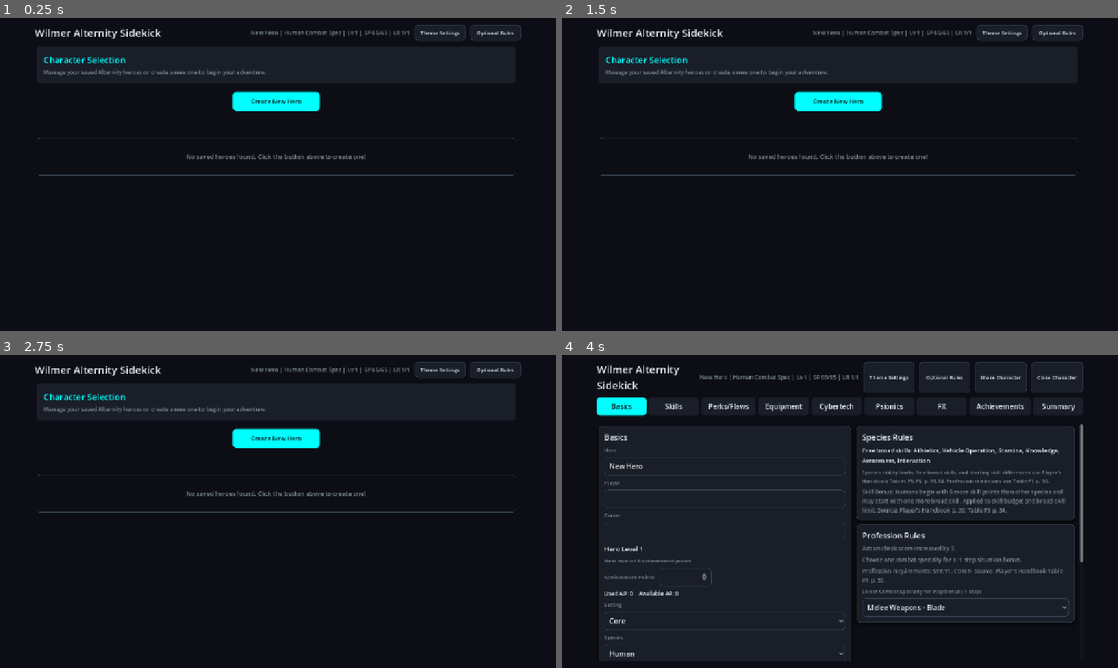
Above: before the commit, frames 1-4 (two rows, left to right).
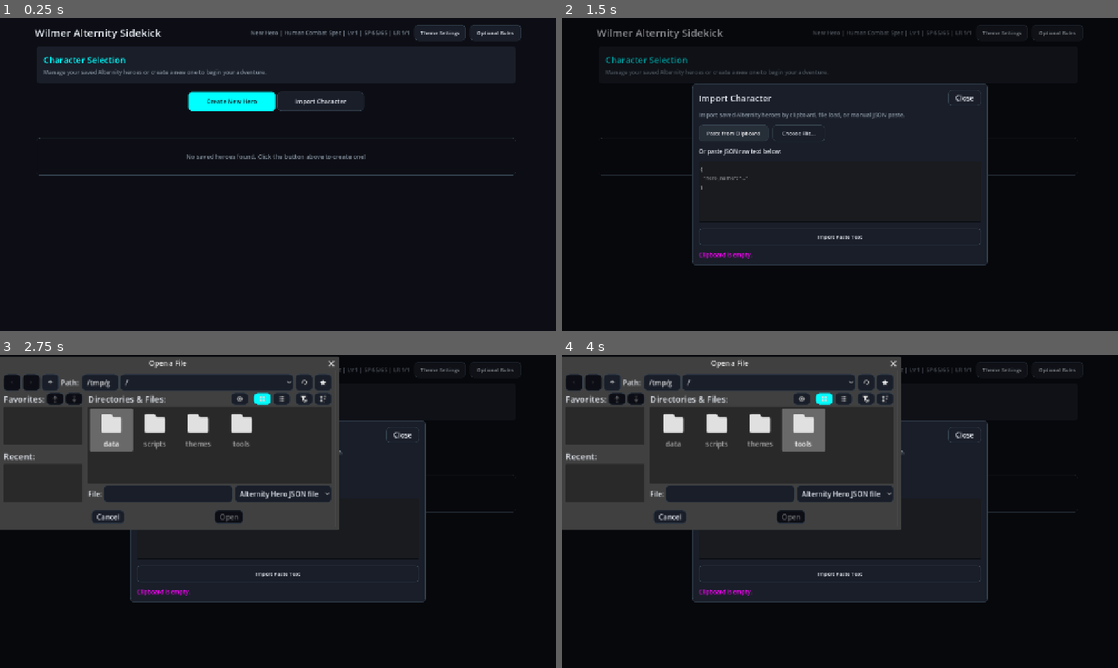
Above: after the commit, the same moments.

Repository: rigoparis/wilmer-alternity-sidekick
Game: Godot game, scene res://main.tscn
Same seed, same stepped clock (60 frames per second), same inputs: the game is played once before the commit and once after it.
Inputs (mouse positions are in pixels of both pictures, inside the frame that each line leads up to):
- Up to frame 1 (0.25 s): no input
- Up to frame 2 (1.5 s): click (884, 102) at 0.5 s, where only the run after the commit has a clickable "Import Character"; click (734, 133) at 1.25 s, where only the run after the commit has a clickable "Paste from Clipboard"
- Up to frame 3 (2.75 s): click (239, 470) at 2 s, where only the run after the commit has a clickable "Choose File..."
- Up to frame 4 (4 s): click (840, 574) at 2.75 s, where only the run after the commit has a clickable "Import Paste Text"; click "Create New Hero" at 3.5 s

The runs differ from the first frame. In frame 1, 1.2% of the frame differs, in the area x 33-66%, y 23-30%; in frame 2, 5.8%; in frame 3, 28%; in frame 4, 48%, in the area x 0-94%, y 0-98%.

Commit message:
Fix character import dialog formatting for mobile displays
- Restored missing `Import Character` button and overlay logic from previous PR merge
- Enabled `use_native_dialog = true` on Godot `FileDialog` to ensure the OS file picker is used on Android/iOS, naturally fitting the screen bounds and system themes.
- Replaced `popup_centered` with `popup()` for native dialog compatibility.
- Integrated UI properties with new `UIBuilder.flat_style` layout refactor.

Co-authored-by: rigoparis <22485113+rigoparis@users.noreply.github.com>

Diff:
--- a/scripts/main.gd
+++ b/scripts/main.gd
@@ -91,6 +91,15 @@
 var search_refocus_target := ""
 var search_refocus_caret := -1
 
+var import_character_overlay: Control
+var import_character_panel: PanelContainer
+var import_character_title: Label
+var import_character_body: VBoxContainer
+var import_character_scroll: ScrollContainer
+var import_character_text_edit: TextEdit
+var import_character_status_label: Label
+var import_character_file_dialog: FileDialog
+
 var color_background: Color
 var color_surface: Color
 var color_surface_soft: Color
@@ -305,6 +314,7 @@
 	mutation_filter_edit = mutation_catalog_overlay.search_edit
 
 	_build_theme_overlay()
+	_build_import_character_overlay()
 
 
 func _resize_modal_panel(panel: Control, available_width: float, max_width: float, height_updater: Callable) -> void:
@@ -343,6 +353,7 @@
 	_resize_modal_panel(perk_flaw_catalog_panel, available_width, 820.0, _update_perk_flaw_catalog_modal_height)
 	_resize_modal_panel(mutation_catalog_panel, available_width, 820.0, _update_mutation_catalog_modal_height)
 	_resize_modal_panel(theme_panel, available_width, 360.0, _update_theme_modal_height)
+	_resize_modal_panel(import_character_panel, available_width, 680.0, _update_import_character_modal_height)
 	_update_all_scrolls_mouse_filters(compact)
 
 
@@ -389,6 +400,254 @@
 			if node.get_parent() != null:
 				node.get_parent().remove_child(node)
 			header.add_child(node)
+
+
+func _show_import_character() -> void:
+	_refresh_import_character_panel()
+	import_character_overlay.visible = true
+	_update_import_character_modal_height.call_deferred()
+
+
+func _refresh_import_character_panel() -> void:
+	if import_character_status_label != null:
+		import_character_status_label.text = ""
+	if import_character_text_edit != null:
+		import_character_text_edit.text = ""
+
+
+func _update_import_character_modal_height() -> void:
+	if import_character_scroll == null:
+		return
+
+	var viewport_size := get_viewport_rect().size
+	var max_scroll_height := maxf(280.0, viewport_size.y - 180.0)
+	var content_height := import_character_body.get_combined_minimum_size().y
+	var needs_scroll := content_height > max_scroll_height
+	import_character_scroll.custom_minimum_size.y = max_scroll_height if needs_scroll else content_height
+	import_character_scroll.vertical_scroll_mode = ScrollContainer.SCROLL_MODE_AUTO if needs_scroll else ScrollContainer.SCROLL_MODE_DISABLED
+
+
+func _build_import_character_overlay() -> void:
+	import_character_overlay = Control.new()
+	import_character_overlay.visible = false
+	import_character_overlay.mouse_filter = Control.MOUSE_FILTER_STOP
+	import_character_overlay.set_anchors_and_offsets_preset(Control.PRESET_FULL_RECT)
+	add_child(import_character_overlay)
+
+	var shade := ColorRect.new()
+	shade.color = Color(0.0, 0.0, 0.0, 0.42)
+	shade.set_anchors_and_offsets_preset(Control.PRESET_FULL_RECT)
+	import_character_overlay.add_child(shade)
+
+	var overlay_margin := MarginContainer.new()
+	overlay_margin.set_anchors_and_offsets_preset(Control.PRESET_FULL_RECT)
+	overlay_margin.add_theme_constant_override("margin_left", 12)
+	overlay_margin.add_theme_constant_override("margin_right", 12)
+	overlay_margin.add_theme_constant_override("margin_top", 12)
+	overlay_margin.add_theme_constant_override("margin_bottom", 12)
+	import_character_overlay.add_child(overlay_margin)
+
+	var center := CenterContainer.new()
+	center.size_flags_horizontal = Control.SIZE_EXPAND_FILL
+	center.size_flags_vertical = Control.SIZE_EXPAND_FILL
+	overlay_margin.add_child(center)
+
+	import_character_panel = PanelContainer.new()
+	import_character_panel.size_flags_horizontal = Control.SIZE_SHRINK_CENTER
+	import_character_panel.size_flags_vertical = Control.SIZE_SHRINK_CENTER
+	import_character_panel.add_theme_stylebox_override("panel", UIBuilder.flat_style(color_surface, color_border, 8))
+	center.add_child(import_character_panel)
+
+	var panel_margin := MarginContainer.new()
+	panel_margin.add_theme_constant_override("margin_left", 14)
+	panel_margin.add_theme_constant_override("margin_right", 14)
+	panel_margin.add_theme_constant_override("margin_top", 14)
+	panel_margin.add_theme_constant_override("margin_bottom", 14)
+	import_character_panel.add_child(panel_margin)
+
+	var panel_content := VBoxContainer.new()
+	panel_content.add_theme_constant_override("separation", 12)
+	panel_margin.add_child(panel_content)
+
+	var header_box := HBoxContainer.new()
+	header_box.add_theme_constant_override("separation", 8)
+	panel_content.add_child(header_box)
+
+	import_character_title = Label.new()
+	import_character_title.text = "Import Character"
+	import_character_title.size_flags_horizontal = Control.SIZE_EXPAND_FILL
+	import_character_title.autowrap_mode = TextServer.AUTOWRAP_WORD_SMART
+	import_character_title.add_theme_color_override("font_color", color_text)
+	import_character_title.add_theme_font_size_override("font_size", 20)
+	header_box.add_child(import_character_title)
+
+	var close_button := Button.new()
+	close_button.text = "Close"
+	close_button.custom_minimum_size = Vector2(76, 36)
+	close_button.pressed.connect(func(): import_character_overlay.visible = false)
+	header_box.add_child(close_button)
+
+	import_character_scroll = ScrollContainer.new()
+	import_character_scroll.horizontal_scroll_mode = ScrollContainer.SCROLL_MODE_DISABLED
+	import_character_scroll.vertical_scroll_mode = ScrollContainer.SCROLL_MODE_DISABLED
+	import_character_scroll.size_flags_horizontal = Control.SIZE_EXPAND_FILL
+	panel_content.add_child(import_character_scroll)
+
+	import_character_body = VBoxContainer.new()
+	import_character_body.size_flags_horizontal = Control.SIZE_EXPAND_FILL
+	import_character_body.add_theme_constant_override("separation", 14)
+	import_character_scroll.add_child(import_character_body)
+
+	var desc := Label.new()
+	desc.text = "Import saved Alternity heroes by clipboard, file load, or manual JSON paste."
+	desc.add_theme_color_override("font_color", color_muted)
+	desc.add_theme_font_size_override("font_size", 13)
+	desc.autowrap_mode = TextServer.AUTOWRAP_WORD_SMART
+	desc.custom_minimum_size = Vector2(1, 0)
+	import_character_body.add_child(desc)
+
+	var btn_box := HBoxContainer.new()
+	btn_box.add_theme_constant_override("separation", 10)
+	btn_box.size_flags_horizontal = Control.SIZE_EXPAND_FILL
+	import_character_body.add_child(btn_box)
+
+	var clipboard_btn := Button.new()
+	clipboard_btn.text = "Paste from Clipboard"
+	clipboard_btn.custom_minimum_size = Vector2(160, 38)
+	clipboard_btn.add_theme_font_size_override("font_size", 12)
+	clipboard_btn.pressed.connect(_import_from_clipboard)
+	btn_box.add_child(clipboard_btn)
+
+	var file_btn := Button.new()
+	file_btn.text = "Choose File..."
+	file_btn.custom_minimum_size = Vector2(120, 38)
+	file_btn.add_theme_font_size_override("font_size", 12)
+	file_btn.pressed.connect(func(): if import_character_file_dialog: import_character_file_dialog.popup())
+	btn_box.add_child(file_btn)
+
+	var manual_label := Label.new()
+	manual_label.text = "Or paste JSON raw text below:"
+	manual_label.add_theme_color_override("font_color", color_text)
+	manual_label.add_theme_font_size_override("font_size", 13)
+	import_character_body.add_child(manual_label)
+
+	import_character_text_edit = TextEdit.new()
+	import_character_text_edit.custom_minimum_size = Vector2(0, 140)
+	import_character_text_edit.size_flags_horizontal = Control.SIZE_EXPAND_FILL
+	import_character_text_edit.add_theme_font_size_override("font_size", 12)
+	import_character_text_edit.placeholder_text = "{\n  \"hero_name\": \"...\"\n}"
+	import_character_body.add_child(import_character_text_edit)
+
+	var import_text_btn := Button.new()
+	import_text_btn.text = "Import Paste Text"
+	import_text_btn.custom_minimum_size = Vector2(160, 38)
+	import_text_btn.add_theme_font_size_override("font_size", 12)
+	import_text_btn.pressed.connect(_import_from_text)
+	import_character_body.add_child(import_text_btn)
+
+	import_character_status_label = Label.new()
+	import_character_status_label.autowrap_mode = TextServer.AUTOWRAP_WORD_SMART
+	import_character_status_label.custom_minimum_size = Vector2(1, 0)
+	import_character_status_label.add_theme_font_size_override("font_size", 13)
+	import_character_body.add_child(import_character_status_label)
+
+	_build_import_character_file_dialog()
+
+
+func _build_import_character_file_dialog() -> void:
+	import_character_file_dialog = FileDialog.new()
+	import_character_file_dialog.file_mode = FileDialog.FILE_MODE_OPEN_FILE
+	import_character_file_dialog.access = FileDialog.ACCESS_FILESYSTEM
+	import_character_file_dialog.add_filter("*.json", "Alternity Hero JSON file")
+	import_character_file_dialog.file_selected.connect(_on_file_selected)
+	import_character_file_dialog.use_native_dialog = true
+	add_child(import_character_file_dialog)
+
+
+func _on_file_selected(path: String) -> void:
+	if not FileAccess.file_exists(path):
+		_show_import_status("File does not exist.", true)
+		return
+	var file := FileAccess.open(path, FileAccess.READ)
+	if file == null:
+		_show_import_status("Could not read file.", true)
+		return
+	var content_str := file.get_as_text()
+	_process_import_json(content_str)
+
+
+func _import_from_clipboard() -> void:
+	var clip := DisplayServer.clipboard_get().strip_edges()
+	if clip.is_empty():
+		_show_import_status("Clipboard is empty.", true)
+		return
+	_process_import_json(clip)
+
+
+func _import_from_text() -> void:
+	if import_character_text_edit == null:
+		return
+	var text := import_character_text_edit.text.strip_edges()
+	if text.is_empty():
+		_show_import_status("Please paste character JSON text first.", true)
+		return
+	_process_import_json(text)
+
+
+func _process_import_json(json_text: String) -> void:
+	var json := JSON.new()
+	var err := json.parse(json_text)
+	if err != OK:
+		_show_import_status("Invalid JSON format.", true)
+		return
+	var data_parsed = json.get_data()
+	if typeof(data_parsed) != TYPE_DICTIONARY:
+		_show_import_status("JSON is not a character object.", true)
+		return
+
+	rules.ensure_character_shape(data_parsed)
+
+	var hero_name := String(data_parsed.get("hero_name", "Imported Hero")).strip_edges()
+	if hero_name.is_empty():
+		hero_name = "Imported Hero"
+
+	var safe_name := char_manager.safe_filename(hero_name)
+	if safe_name.is_empty():
+		safe_name = "imported_hero"
+
+	# Handle duplicates by auto-incrementing
+	var base_name := safe_name
+	var counter := 1
+	var filename := base_name + ".json"
+	while FileAccess.file_exists("user://" + filename):
+		filename = base_name + "_" + str(counter) + ".json"
+		counter += 1
+
+	var write_path := "user://" + filename
+	var file := FileAccess.open(write_path, FileAccess.WRITE)
+	if file == null:
+		_show_import_status("Failed to save imported character to user directory.", true)
+		return
+
+	file.store_string(JSON.stringify(data_parsed, "	"))
+	file = null # Force file release / flush in Godot
+
+	_show_import_status("Imported '" + hero_name + "' successfully as " + filename + "!", false)
+
+	if import_character_text_edit != null:
+		import_character_text_edit.text = ""
+
+	import_character_overlay.visible = false
+	_render()
+
+
+func _show_import_status(message: String, is_error: bool) -> void:
+	if import_character_status_label != null:
+		import_character_status_label.text = message
+		if is_error:
+			import_character_status_label.add_theme_color_override("font_color", color_warning)
+		else:
+			import_character_status_label.add_theme_color_override("font_color", color_accent)
 
 
 func _build_theme_overlay() -> void:
@@ -4694,6 +4953,17 @@
 	create_btn.pressed.connect(_create_new_character)
 	actions_bar.add_child(create_btn)
 
+	var import_btn := Button.new()
+	import_btn.text = "Import Character"
+	import_btn.custom_minimum_size = Vector2(200, 44)
+	import_btn.add_theme_font_size_override("font_size", 14)
+	import_btn.add_theme_stylebox_override("normal", UIBuilder.flat_style(color_surface, color_border, 8))
+	import_btn.add_theme_stylebox_override("hover", UIBuilder.flat_style(color_surface_soft, color_border, 8))
+	import_btn.add_theme_stylebox_override("pressed", UIBuilder.flat_style(color_surface.darkened(0.15), color_border, 8))
+	import_btn.add_theme_color_override("font_color", color_text)
+	import_btn.pressed.connect(_show_import_character)
+	actions_bar.add_child(import_btn)
+
 	var saved_heroes := _get_saved_characters()
 
 	var list_header := Label.new()
